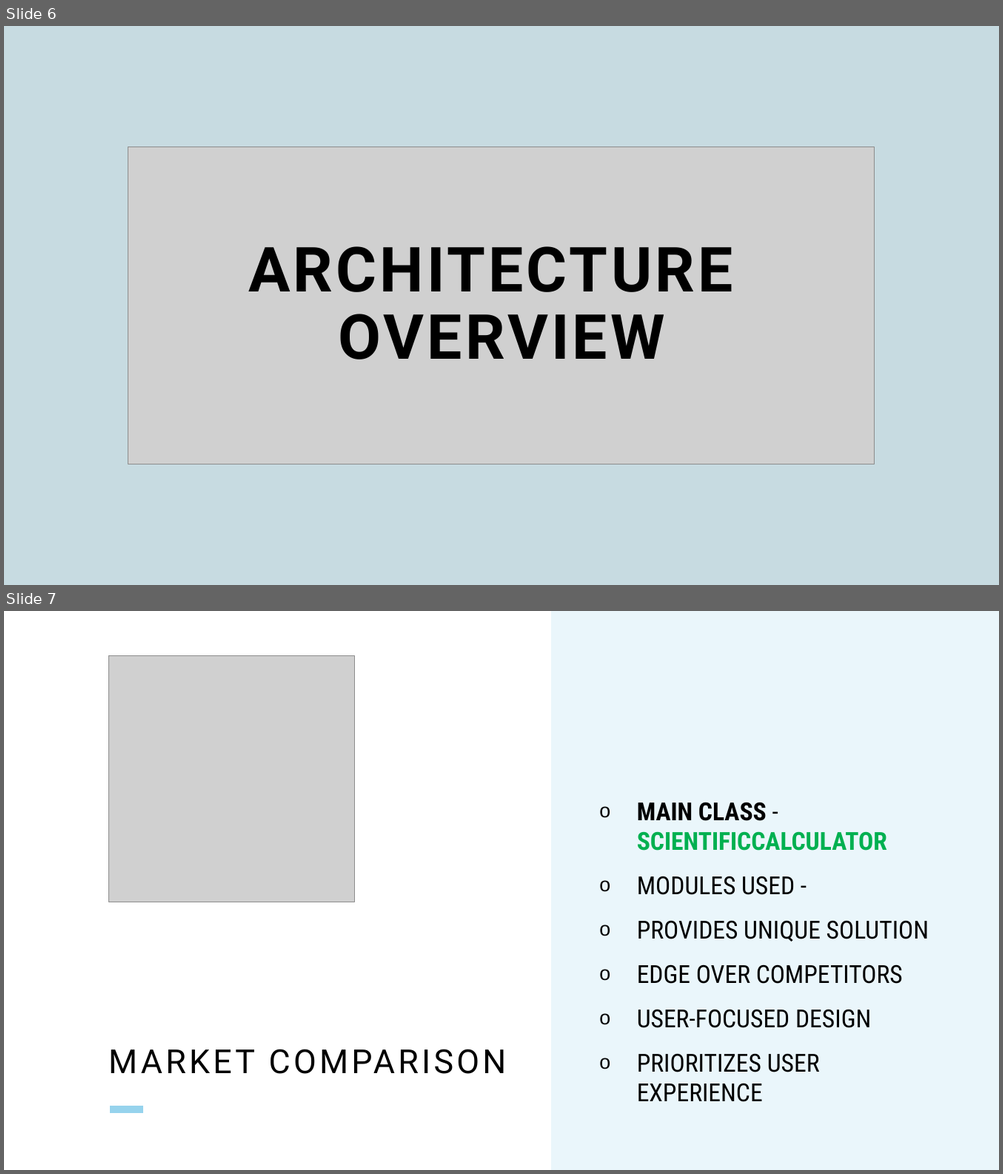
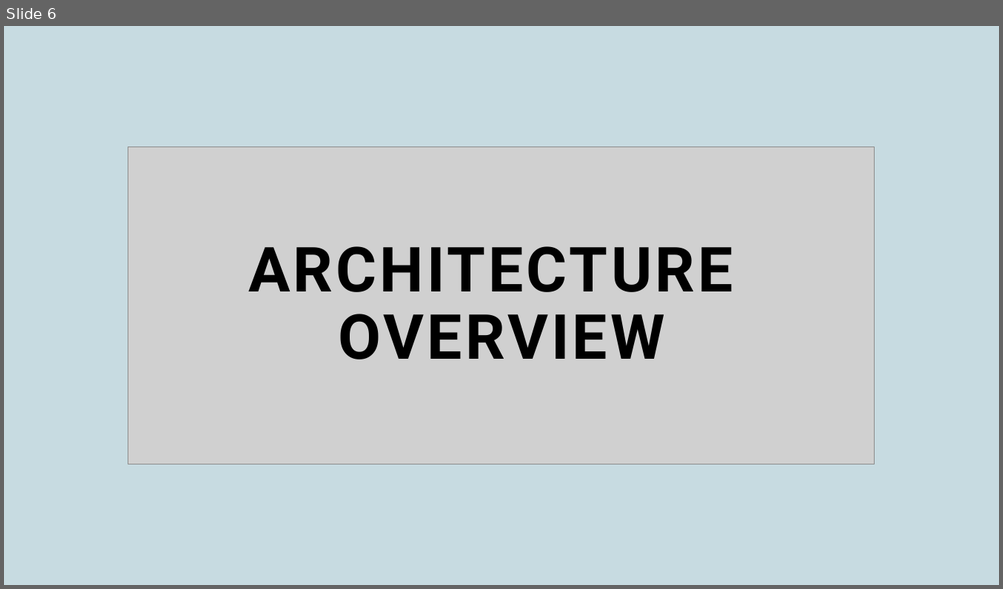
Before and after one commit to aishks14/scientific-calc-project-2, a slide deck: scientific-calculator-project-2.pptx. Shown one above the other, each under a label of ours: slides 6 and 7 before the commit, slide 6 after it. The pictures are 1003x1174 and 1003x589 pixels, drawn with LibreOffice and Linux fonts; fonts in the diff are those of the drawing; grey boxes stand for pictures. Boxes give left, top, right and bottom in pixels: in the first picture for what was removed or moved away, otherwise in the second. Text is boxed around its words. In the diff, an @@ line names an element or a change of style, - is before the commit and + after.

```diff
--- a/scientific-calculator-project-2.pptx
+++ b/scientific-calculator-project-2.pptx
@@ slide 7 removed at bbox=[4, 611, 999, 1170], background #FFFFFF @@
@@ rectangle removed at bbox=[551, 611, 999, 1170] @@
@@ picture removed at bbox=[108, 655, 355, 902] @@
@@ text removed at bbox=[637, 802, 928, 1102] @@
-o MAIN CLASS - SCIENTIFICCALCULATOR
-o MODULES USED -
-o PROVIDES UNIQUE SOLUTION
-o EDGE OVER COMPETITORS
-o USER-FOCUSED DESIGN
-o PRIORITIZES USER EXPERIENCE
@@ title removed at bbox=[269, 1049, 506, 1074] @@
-MARKET COMPARISON
@@ line removed from (110, 1110) to (144, 1110) @@
```
Also in this commit, not shown: 6 slides changed, 6 slides added, 5 other slides removed.
